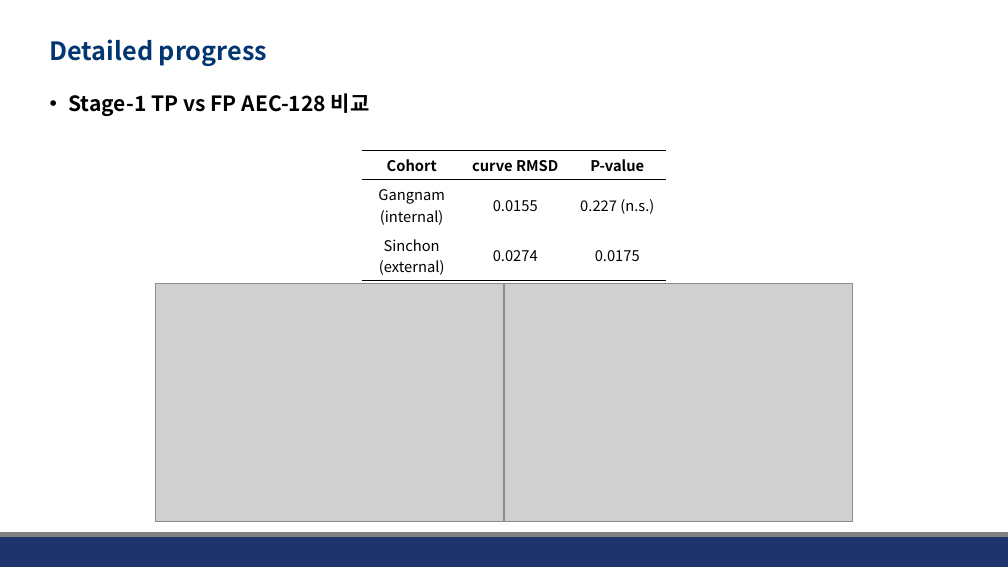
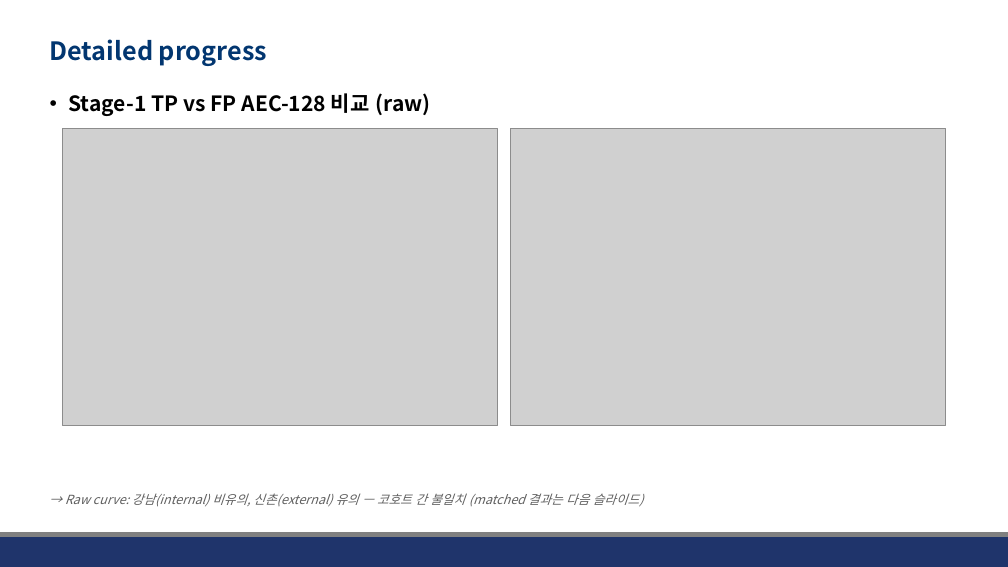
Before and after one commit to JHWannabe/Clinical_Study, a slide deck: slide 7 of docs/260724_Comparison of AECs between groups after low-smi classification with clinic data.pptx. Drawn at 1008x567 pixels with LibreOffice and Linux fonts; fonts in the diff are those of the drawing; grey boxes stand for pictures; background and template pictures are left out. Boxes give left, top, right and bottom in pixels: in the first picture for what was removed or moved away, otherwise in the second. Text is boxed around its words. In the diff, an @@ line names an element or a change of style, - is before the commit and + after.

```diff
--- a/docs/260724_Comparison of AECs between groups after low-smi classification with clinic data.pptx
+++ b/docs/260724_Comparison of AECs between groups after low-smi classification with clinic data.pptx
@@ text at bbox=[68, 93, 431, 116]: text changed @@
-• Stage-1 TP vs FP AEC-128 비교
+• Stage-1 TP vs FP AEC-128 비교 (raw)
@@ picture: place and size @@
-picture at bbox=[155, 284, 503, 521]
+picture at bbox=[62, 129, 498, 426]
@@ picture: place and size @@
-picture at bbox=[505, 284, 853, 521]
+picture at bbox=[510, 129, 946, 426]
@@ table removed at bbox=[361, 150, 666, 279], 3 rows, 3 columns @@
-Cohort | curve RMSD | P-value
-Gangnam / (internal) | 0.0155 | 0.227 (n.s.)
-Sinchon / (external) | 0.0274 | 0.0175
@@ text added at bbox=[65, 493, 644, 507], 12 pt, text #606060, italic @@
+→ Raw curve: 강남(internal) 비유의, 신촌(external) 유의 — 코호트 간 불일치 (matched 결과는 다음 슬라이드)
```
Also in this commit, not shown: 1 other slide changed, 2 slides added, 27 other files.
